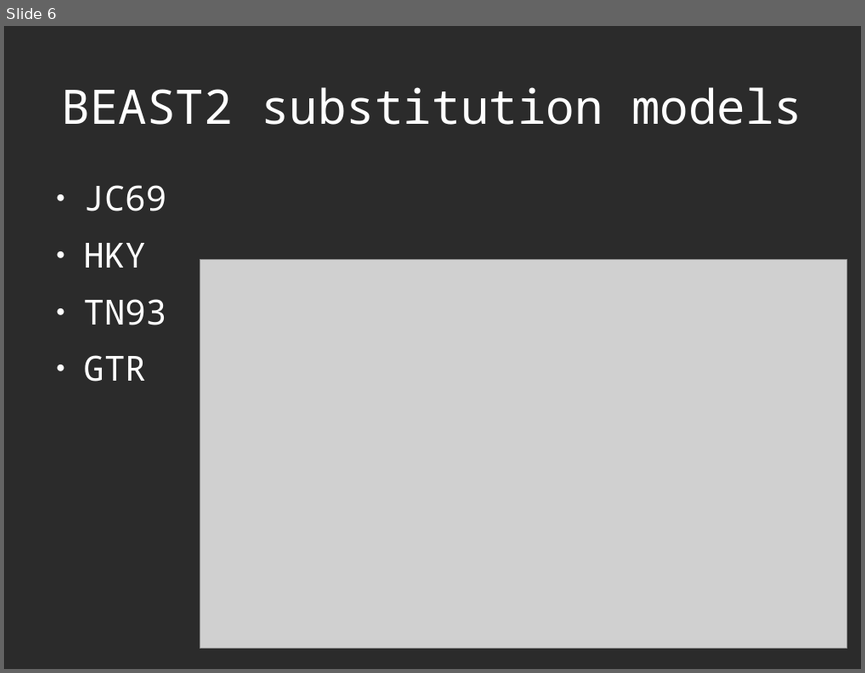
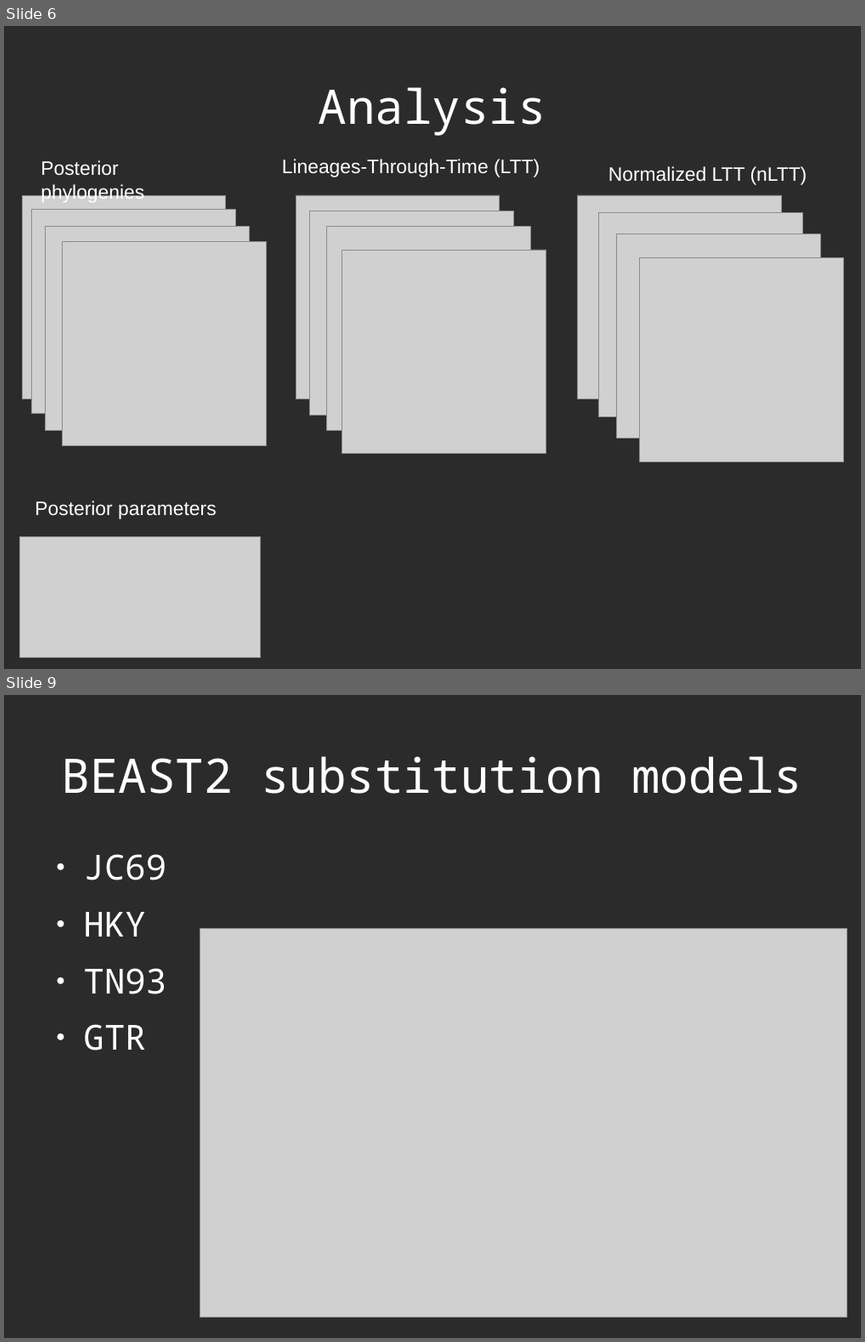
Before and after one commit to richelbilderbeek/Science, a slide deck: Bilderbeek2016Beast/Beast2.odp. Shown one above the other, each under a label of ours: slide 6 before the commit, slides 6 and 9 after it; the slides between them are not shown. The pictures are 865x673 and 865x1342 pixels, drawn with LibreOffice and Linux fonts; fonts in the diff are those of the drawing; grey boxes stand for pictures; background and template pictures are left out; a plain dark background stands for a picture behind light text. Boxes give left, top, right and bottom in pixels: in the first picture for what was removed or moved away, otherwise in the second. Text is boxed around its words. In the diff, an @@ line names an element or a change of style, - is before the commit and + after.

```diff
--- a/Bilderbeek2016Beast/Beast2.odp
+++ b/Bilderbeek2016Beast/Beast2.odp
@@ slide 6 added at <box>4,26,861,669</box>, background picture (left out) @@
@@ title added at <box>318,87,546,136</box>, 44 pt, text #FFFFFF @@
+Analysis
@@ text added at <box>41,160,144,203</box>, 18 pt, text #FFFFFF @@
+Posterior phylogenies
@@ text added at <box>282,159,540,177</box>, 18 pt, text #FFFFFF @@
+Lineages-Through-Time (LTT)
@@ text added at <box>608,166,807,185</box>, 18 pt, text #FFFFFF @@
+Normalized LTT (nLTT)
@@ picture added at <box>22,195,226,399</box> @@
@@ picture added at <box>296,195,500,399</box> @@
@@ picture added at <box>578,195,782,399</box> @@
@@ picture added at <box>31,209,235,413</box> @@
@@ picture added at <box>45,227,249,431</box> @@
@@ picture added at <box>309,211,513,414</box> @@
@@ picture added at <box>327,227,530,431</box> @@
@@ picture added at <box>599,213,802,416</box> @@
@@ picture added at <box>63,242,266,446</box> @@
@@ picture added at <box>342,250,546,454</box> @@
@@ picture added at <box>617,234,820,438</box> @@
@@ picture added at <box>640,258,844,461</box> @@
@@ text added at <box>35,500,216,519</box>, 18 pt, text #FFFFFF @@
+Posterior parameters
@@ picture added at <box>19,537,261,658</box> @@
@@ what was slide 6 is now slide 9 @@
```
Also in this commit, not shown: 3 slides changed, 2 other slides added, 10 other files.
